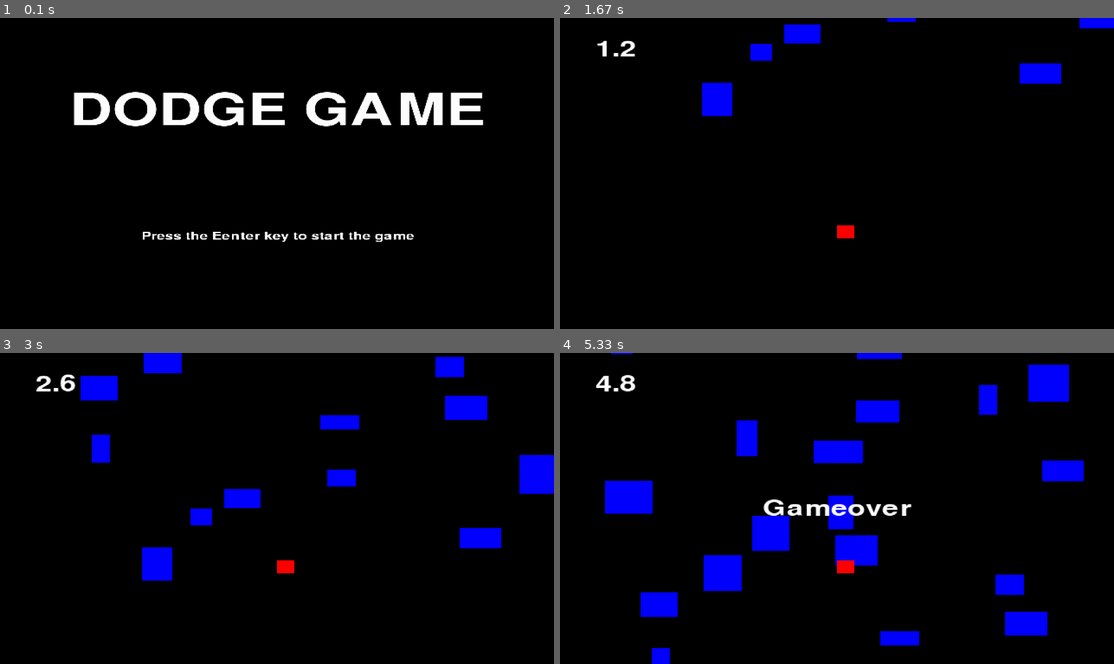
Above: before the commit, frames 1-4 (two rows, left to right).
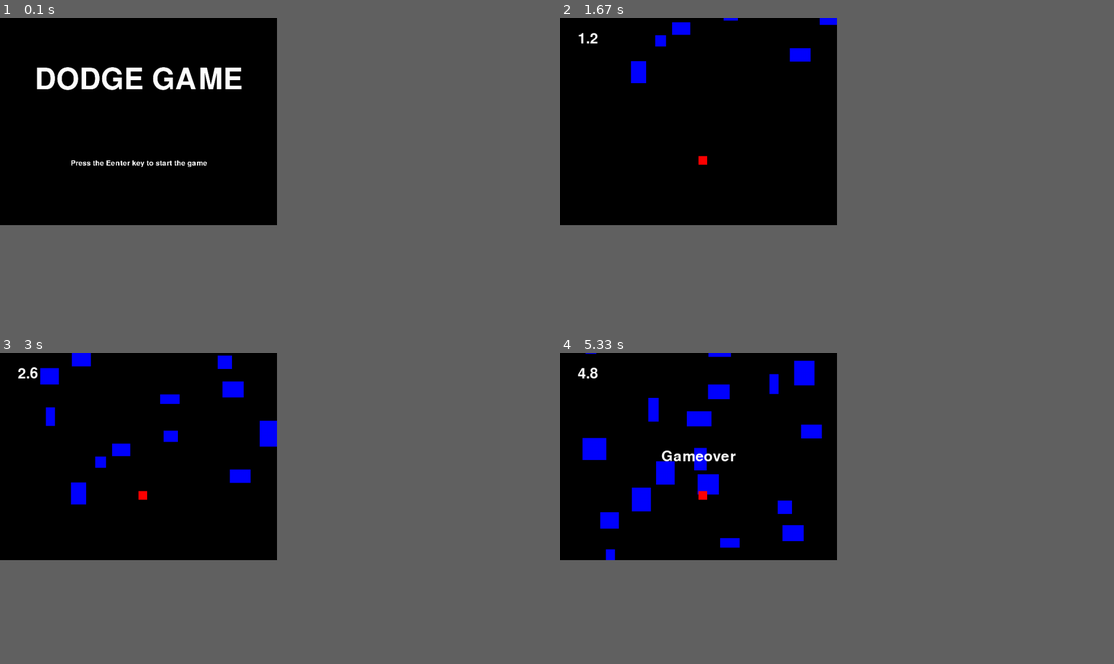
Above: after the commit, the same moments.

Repository: tenkaLab/pygame-dodge-game
Game: pygame game, started from dodge-game/main.py
Same seed, same stepped clock (60 frames per second), same inputs: the game is played once before the commit and once after it.
Inputs:
- Up to frame 1 (0.1 s): no input
- Up to frame 2 (1.67 s): tap Enter at 0.33 s
- Up to frame 3 (3 s): no input
- Up to frame 4 (5.33 s): no input
In our replay, the window is 900x506 before the commit and 450x337 after it. These sizes can differ from the game's own. Grey fills any space a smaller window leaves; there, only what the larger window draws over its background counts as a difference.

The runs differ from the first frame. In frame 1, 6.5% of the frame differs, in the area x 6-88%, y 15-72%; in frame 2, 3.1%; in frame 3, 7.7%; in frame 4, 13%, in the area x 3-95%, y 0-100%.

Commit message:
chore: clean up code and files for PR

Diff:
--- a/build.py
+++ b/dodge-game/build.py
@@ -2,7 +2,7 @@
 import datetime
 from pathlib import Path
 
-from src.game import config
+from game import config
 
 
 _name = config.game["name"]
@@ -12,7 +12,8 @@
 ROOT = Path(__file__).resolve().parent
 DIR_NAME = datetime.datetime.now().strftime(f"{_name}_v{_version}_%Y%m%d_%H%M%S")
 
-BUILD_ROOT = ROOT / "build" / "win" / DIR_NAME
+PROJECT_ROOT = Path(__file__).resolve().parent.parent
+BUILD_ROOT = PROJECT_ROOT / "build" / "win" / DIR_NAME
 BUILD_ROOT.mkdir(parents=True, exist_ok=True)
 
 
@@ -32,7 +33,7 @@
     "--distpath",    str(BUILD_ROOT / "dist"),
     "--workpath",    str(BUILD_ROOT / "build"),
     "--specpath",    str(BUILD_ROOT),
-    str((ROOT / "run.py").resolve()),
+    str((ROOT / "main.py").resolve()),
 ]
 
 subprocess.run(cmd)
--- a/dodge-game/game/config.py
+++ b/dodge-game/game/config.py
@@ -10,7 +10,7 @@
     "version" : "0.21",
     "icon_image_path" : paths.DEFAULT_ICON_IMAGE,
 
-    "window_size" : [1280, 720],
+    "window_size" : [640, 480],
     "screen_size" : [640, 480],
 
     "max_tps" : 30,
--- a/dodge-game/main.py
+++ b/dodge-game/main.py
@@ -1,12 +1,15 @@
+# NOTE:
+# Keep this import for pygbag build.
+# In some environments, the build did not work when pygame was not imported in main.py.
+import pygame
+import asyncio
+
 from game.package.core.engine import Engine
-import asyncio
+
 
 async def main():
     e = Engine()
     await e.start()
 
 if __name__ == "__main__":
-    import pygame
-    print(pygame.__version__)
-    print(pygame.Vector2)
     asyncio.run(main())
--- a/run.py
+++ /dev/null
@@ -1,7 +0,0 @@
-import asyncio
-
-from src.main import main
-
-
-if __name__ == "__main__":
-    asyncio.run(main())
--- a/sample/game/paths.py
+++ /dev/null
@@ -1,3 +0,0 @@
-from pathlib import Path
-
-ROOT = Path(__file__).resolve().parent
--- a/sample/game/src/image.py
+++ /dev/null
@@ -1,6 +0,0 @@
-import pygame
-from game import paths
-
-def getImage():
-
-    return pygame.image.load(paths.ROOT / "assets/item_04.png")
--- a/sample/main.py
+++ /dev/null
@@ -1,61 +0,0 @@
-import asyncio
-import pygame
-import sys
-from game.src import image
-
-class SampleScene:
-    def __init__(self):
-        self.font = pygame.font.Font(None, 36)
-        self.is_paused = False
-        self.time = 0
-        self.image = image.getImage()
-
-    def update(self, clock, input_event):
-        if input_event["keydown"]:
-            self.is_paused = not self.is_paused
-        if not self.is_paused:
-            self.time += clock.get_time()
-
-    def render(self, surface):
-        text_surface = self.font.render(f"Time: {self.time / 1000:.2f}", True, (255, 255, 255))
-        surface.blit(text_surface, (100, 100))
-        text_surface = self.font.render("Click/Space to pause/resume", True, (255, 255, 255))
-        surface.blit(text_surface, (100, 150))
-        surface.blit(self.image, (100, 200))
-
-
-async def main():
-    pygame.init()
-    screen = pygame.display.set_mode((800, 600))
-    clock = pygame.time.Clock()
-
-    scene = SampleScene()
-
-    while scene:
-        quit_event = False
-        input_event = { "keydown": False }
-        for event in pygame.event.get():
-            if event.type == pygame.QUIT:
-                scene = None
-            elif event.type == pygame.MOUSEBUTTONDOWN:
-                if event.button == 1:  # Left mouse button
-                    input_event["keydown"] = True
-            elif event.type == pygame.KEYDOWN:
-                if event.key == pygame.K_SPACE:  # Space key
-                    input_event["keydown"] = True
-
-        if scene:
-            scene.update(clock, input_event)
-
-            screen.fill((0, 0, 0))
-            scene.render(screen)
-            pygame.display.flip()
-
-        clock.tick(60)
-        await asyncio.sleep(0)
-
-    pygame.quit()
-    sys.exit()
-
-if __name__ == "__main__":
-    asyncio.run(main())
Empty file removed: sample/game/__init__.py
Binary file removed: sample/game/assets/item_04.png
Empty file removed: sample/game/src/__init__.py
Empty file removed: tests/test_1.py
Not shown, changed: .github/workflows/build.yml
Not shown, changed: .gitignore
Not shown, removed: build/web/.gitkeep
